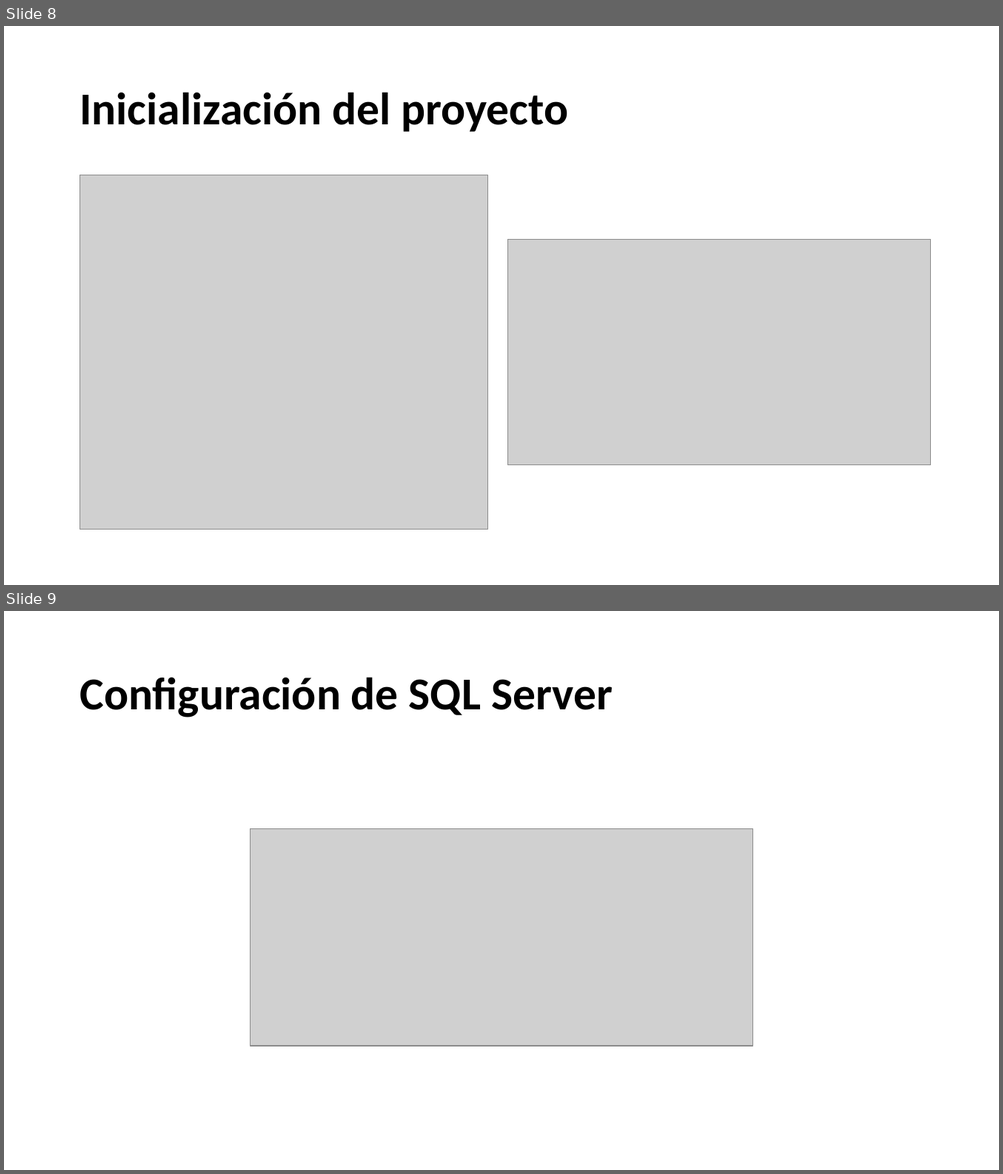
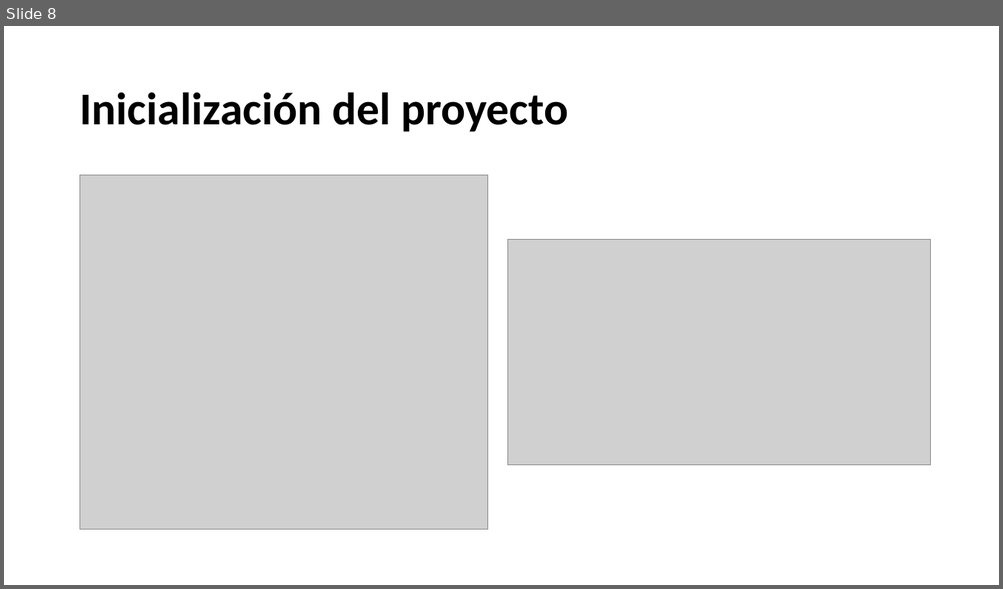
Before and after one commit to Agc96/alertas-colegio, a slide deck: docs/Arquitectura.pptx. Shown one above the other, each under a label of ours: slides 8 and 9 before the commit, slide 8 after it. The pictures are 1003x1174 and 1003x589 pixels, drawn with LibreOffice and Linux fonts; fonts in the diff are those of the drawing; grey boxes stand for pictures. Boxes give left, top, right and bottom in pixels: in the first picture for what was removed or moved away, otherwise in the second. Text is boxed around its words. In the diff, an @@ line names an element or a change of style, - is before the commit and + after.

```diff
--- a/docs/Arquitectura.pptx
+++ b/docs/Arquitectura.pptx
@@ slide 9 removed at [4, 611, 999, 1170], background #FFFFFF @@
@@ title removed at [79, 677, 612, 718] @@
-Configuración de SQL Server
@@ picture removed at [250, 829, 752, 1047] @@
```
Also in this commit, not shown: 1 other file.
